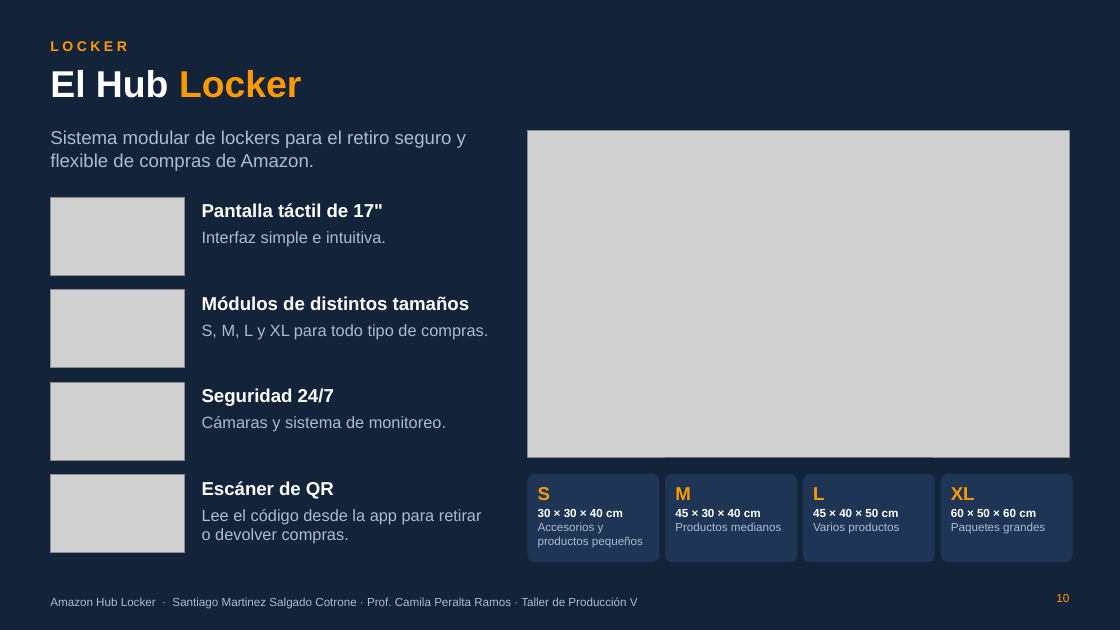
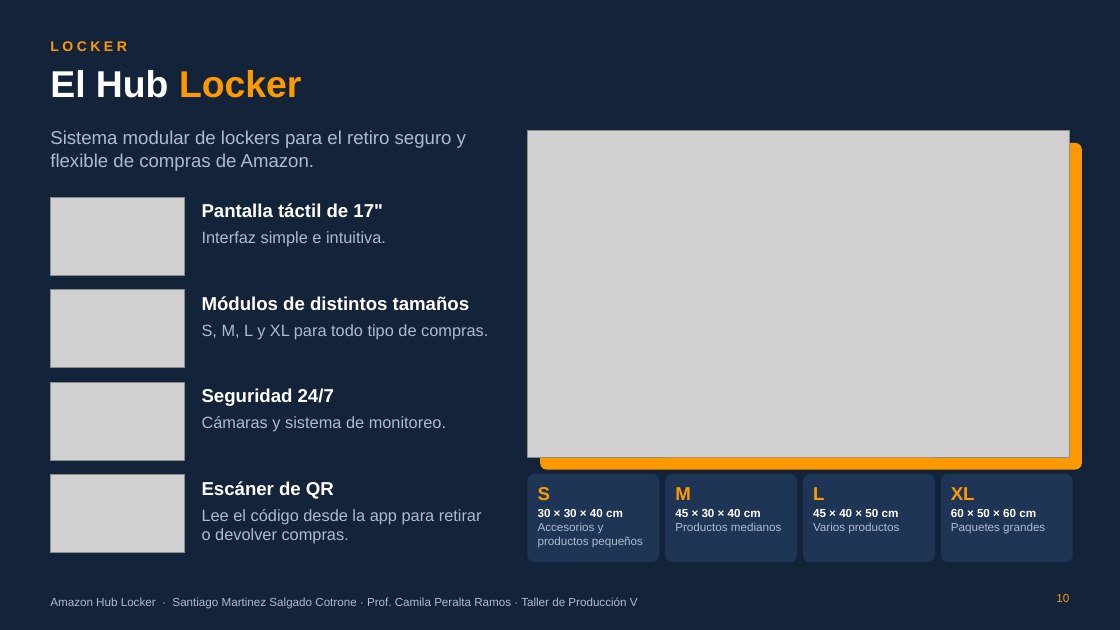
Before and after one commit to ramasalgado/Amazon-Proyecto, a slide deck: slide 10 of presentacion/Amazon-Hub-Locker-presentacion.pptx. Drawn at 1120x630 pixels with LibreOffice and Linux fonts; fonts in the diff are those of the drawing; grey boxes stand for pictures; background and template pictures are left out. Boxes give left, top, right and bottom in pixels: in the first picture for what was removed or moved away, otherwise in the second. Text is boxed around its words. In the diff, an @@ line names an element or a change of style, - is before the commit and + after.

```diff
--- a/presentacion/Amazon-Hub-Locker-presentacion.pptx
+++ b/presentacion/Amazon-Hub-Locker-presentacion.pptx
@@ rounded rectangle added at (x1=540, y1=143, x2=1082, y2=470), fill #FF9900 @@
```
Also in this commit, not shown: 11 other slides changed, 1 other file.
